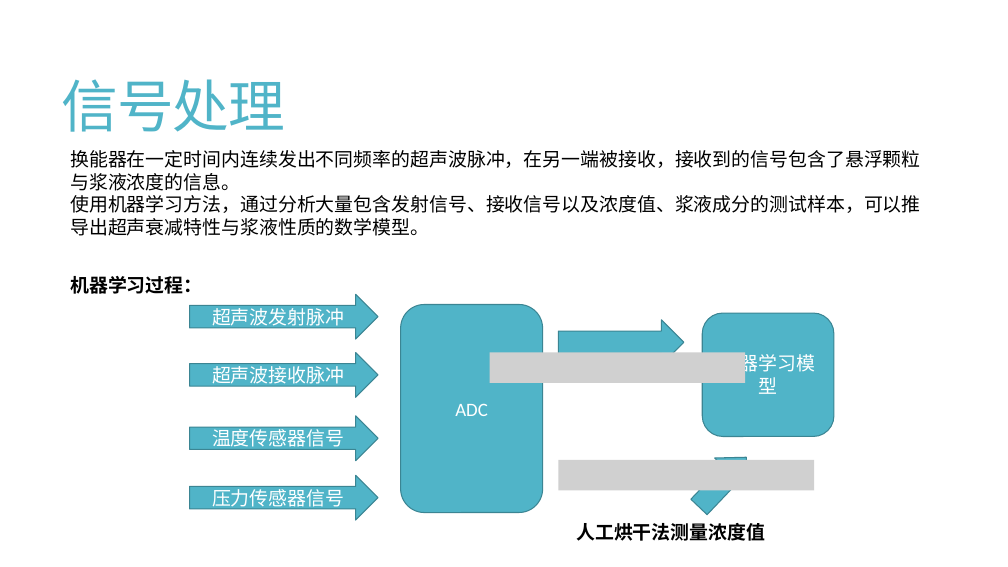
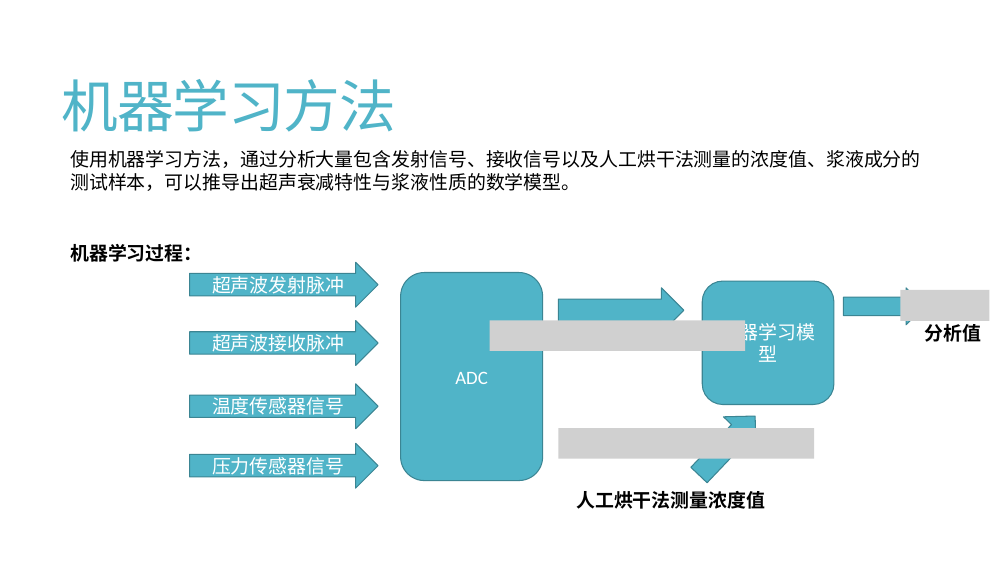
Before and after one commit to Travis-MA/UltrasonicConcMeter, a slide deck: slide 11 of 机器学习超声波浓度计.pptx (slide 10 before the commit). Drawn at 1008x567 pixels with LibreOffice and Linux fonts; fonts in the diff are those of the drawing; grey boxes stand for pictures. Boxes give left, top, right and bottom in pixels: in the first picture for what was removed or moved away, otherwise in the second. Text is boxed around its words. In the diff, an @@ line names an element or a change of style, - is before the commit and + after.

```diff
--- a/机器学习超声波浓度计.pptx
+++ b/机器学习超声波浓度计.pptx
@@ title at <box>62,79,396,132</box>: text changed @@
-信号处理
+机器学习方法
@@ text at <box>70,150,920,191</box>: text changed @@
-换能器在一定时间内连续发出不同频率的超声波脉冲，在另一端被接收，接收到的信号包含了悬浮颗粒与浆液浓度的信息。
-使用机器学习方法，通过分析大量包含发射信号、接收信号以及浓度值、浆液成分的测试样本，可以推导出超声衰减特性与浆液性质的数学模型。
+使用机器学习方法，通过分析大量包含发射信号、接收信号以及人工烘干法测量的浓度值、浆液成分的测试样本，可以推导出超声衰减特性与浆液性质的数学模型。
@@ 4 right arrows, 2 rounded rectangles, 2 texts: place and size @@
-4 right arrows, 2 rounded rectangles, 2 texts at <box>70,276,834,541</box>
+4 right arrows, 2 rounded rectangles, 2 texts at <box>70,244,834,509</box>
@@ right arrow added at <box>844,288,925,325</box>, fill #50B4C8, outline #3B8594 1 pt @@
@@ picture added at <box>901,290,990,321</box> @@
@@ picture added at <box>490,321,746,351</box> @@
@@ text added at <box>925,320,982,342</box>, 18 pt, text #000000, bold @@
+分析值
@@ picture removed at <box>490,352,746,383</box> @@
@@ right arrow: place and size @@
-right arrow at <box>683,442,763,522</box>
+right arrow at <box>683,401,772,491</box>
@@ right arrow "压力传感器信号": place and size @@
-right arrow "压力传感器信号" at <box>190,476,378,520</box>
+right arrow "压力传感器信号" at <box>190,443,378,488</box>
@@ picture added at <box>559,428,814,458</box> @@
@@ picture removed at <box>559,460,814,490</box> @@
```
Also in this commit, not shown: 3 other slides changed, 3 slides added, 16 other files.
